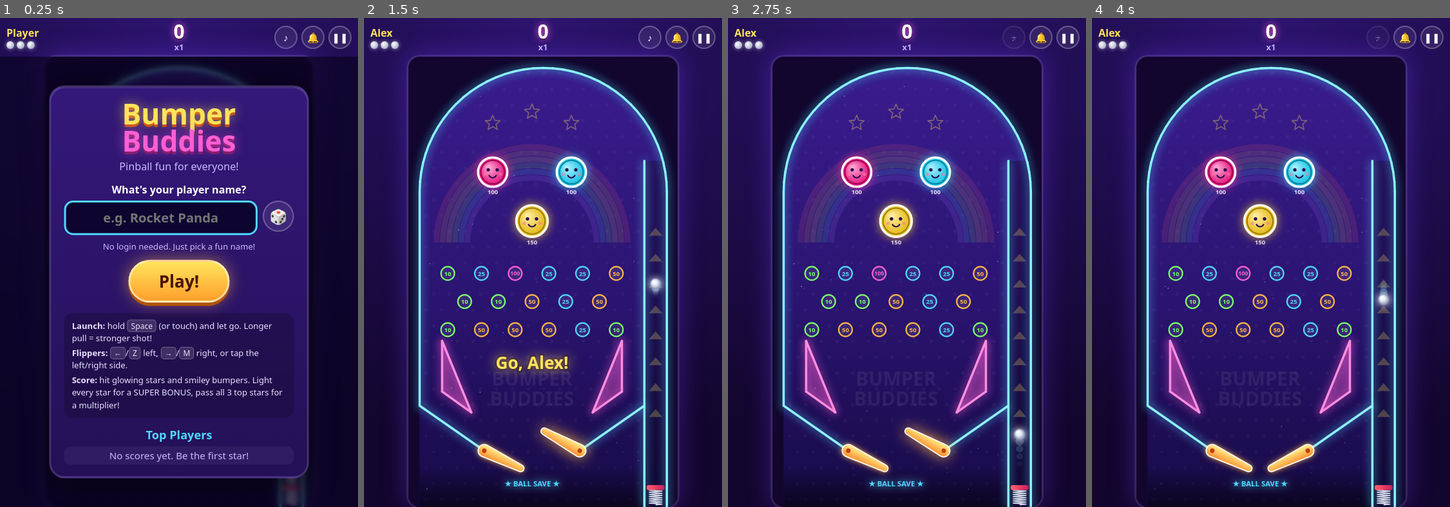
Above: before the commit, frames 1-4 (left to right).
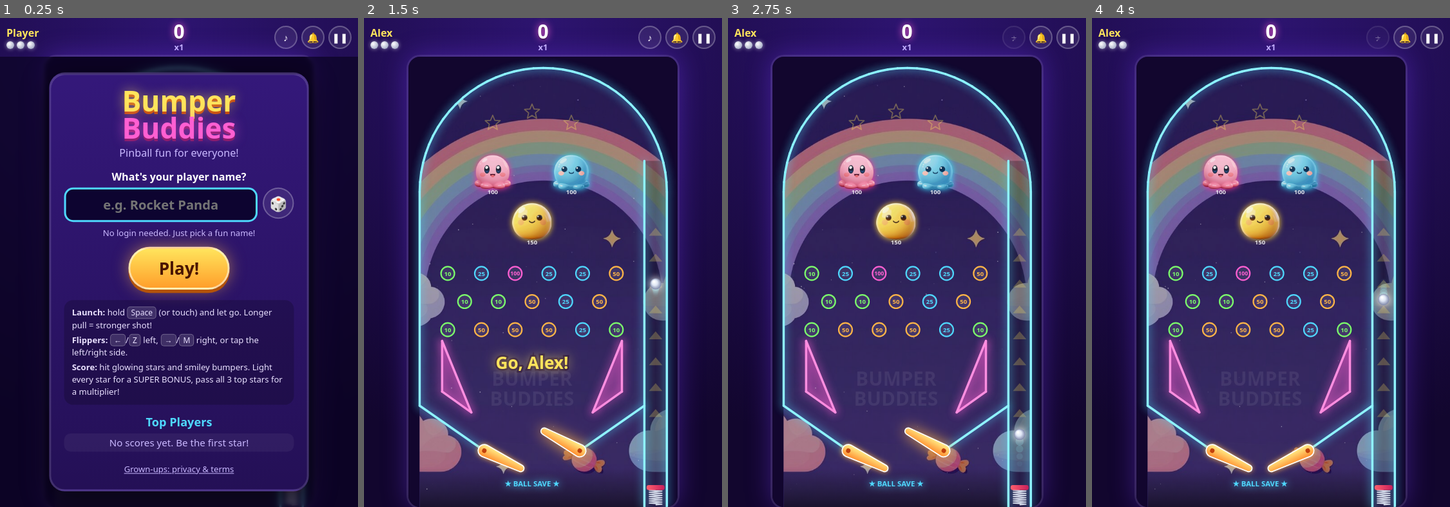
Above: after the commit, the same moments.

Repository: AwaizFatima08/pinball
Game: browser game, page index.html
Same seed, same stepped clock (60 frames per second), same inputs: the game is played once before the commit and once after it.
Inputs (mouse positions are in pixels of both pictures, inside the frame that each line leads up to; where the layout moved, square brackets give the same spot in the first picture):
- Up to frame 1 (0.25 s): no input
- Up to frame 2 (1.5 s): click (525, 203) [525, 218] at 0.27 s; type "Alex" at 0.27 s; click "Play!" at 0.52 s; click "Go, Alex!" at 0.77 s; hold Right from 1.03 s (still down); click (543, 326) at 1.07 s; tap Space at 1.1 s
- Up to frame 3 (2.75 s): release Right at 1.53 s; hold Down 1.58-1.85 s; tap Space at 1.6, 2.1, 2.6 s; click (853, 238) at 1.67 s; hold Left 1.9-2.47 s; click "♪" at 2.02 s; click (960, 213) at 2.27 s; tap A at 2.52 s; hold Right from 2.52 s (still down)
- Up to frame 4 (4 s): click (1310, 370) at 2.87 s; tap Space at 3.1, 3.6 s; release Right at 3.18 s; hold Left 3.23-3.67 s; click (1202, 394) at 3.47 s; tap Z at 3.52 s; hold Down from 3.72 s (still down)

The runs differ from the first frame. In frame 1, 20% of the frame differs, in the area x 13-87%, y 11-97%; in frame 2, 34%; in frame 3, 34%; in frame 4, 34%, in the area x 15-85%, y 10-99%.

Commit message:
Add homidev art and sounds, grown-ups gate, kids-policy permissions
- Playfield art, three bumper buddies, app icon and splash from approved
  Z-Image jobs; bumper, flipper, launch, ball-lost and bonus sounds plus a
  music loop from approved Stable Audio jobs (assets/, ASSET-REGISTER.md).
  The game uses copies in assets/game/ and falls back to code-drawn
  graphics and synthesized sound when a file is missing.
- Grown-ups gate (a sum) before the privacy and terms links, with the
  "Powered by Stability AI" credit.
- Remove AD_ID and Privacy Sandbox ad-services permissions (Families policy).
- New store graphics and listing notes in store-assets/.

Co-Authored-By: Claude Opus 5.5 <noreply@anthropic.com>

Diff:
--- a/android/app/src/main/AndroidManifest.xml
+++ b/android/app/src/main/AndroidManifest.xml
@@ -1,5 +1,6 @@
 <?xml version="1.0" encoding="utf-8"?>
-<manifest xmlns:android="http://schemas.android.com/apk/res/android">
+<manifest xmlns:android="http://schemas.android.com/apk/res/android"
+    xmlns:tools="http://schemas.android.com/tools">
 
     <application
         android:allowBackup="true"
@@ -43,4 +44,9 @@
     <!-- Permissions -->
 
     <uses-permission android:name="android.permission.INTERNET" />
+    <!-- Kids app (Play Families policy): never declare or send the advertising ID. -->
+    <uses-permission android:name="com.google.android.gms.permission.AD_ID" tools:node="remove" />
+    <uses-permission android:name="android.permission.ACCESS_ADSERVICES_AD_ID" tools:node="remove" />
+    <uses-permission android:name="android.permission.ACCESS_ADSERVICES_ATTRIBUTION" tools:node="remove" />
+    <uses-permission android:name="android.permission.ACCESS_ADSERVICES_TOPICS" tools:node="remove" />
 </manifest>
--- a/android/app/src/main/res/values/ic_launcher_background.xml
+++ b/android/app/src/main/res/values/ic_launcher_background.xml
@@ -1,4 +1,4 @@
 <?xml version="1.0" encoding="utf-8"?>
 <resources>
-    <color name="ic_launcher_background">#2A1470</color>
+    <color name="ic_launcher_background">#511E73</color>
 </resources>
--- a/css/style.css
+++ b/css/style.css
@@ -148,6 +148,17 @@
 .btn.primary:hover { filter: brightness(1.08); }
 .row { display: flex; gap: 10px; justify-content: center; flex-wrap: wrap; margin-top: 14px; }
 
+.link {
+  margin-top: 14px; padding: 4px 8px; border: 0; background: none;
+  color: var(--muted); font-size: 13px; text-decoration: underline;
+}
+.gate-q { display: block; font-size: 30px; font-weight: 700; margin: 4px 0 10px; }
+#gate-a {
+  width: 120px; font: inherit; font-size: 26px; font-weight: 700; text-align: center;
+  padding: 8px; border-radius: 14px; border: 3px solid var(--cyan); background: #0d0430; color: #fff; outline: none;
+  -webkit-user-select: text; user-select: text;
+}
+
 .howto {
   margin: 16px 0 6px; text-align: left; font-size: 13px; line-height: 1.45;
   background: #0003; border-radius: 14px; padding: 10px 12px; color: #e9e0ff;
--- a/index.html
+++ b/index.html
@@ -46,6 +46,7 @@
           </div>
           <h2>Top Players</h2>
           <ol id="start-scores" class="scores"></ol>
+          <button id="btn-parents" class="link">Grown-ups: privacy &amp; terms</button>
         </div>
       </section>
 
@@ -62,6 +63,25 @@
             <button id="btn-again" class="btn primary">Play Again</button>
             <button id="btn-rename" class="btn">New Name</button>
           </div>
+        </div>
+      </section>
+
+      <section id="screen-parents" class="screen hidden">
+        <div class="card small">
+          <h1 class="title">Grown-ups</h1>
+          <p class="tag">Ask a grown-up to answer this:</p>
+          <label for="gate-a" id="gate-q" class="gate-q"></label>
+          <input id="gate-a" inputmode="numeric" maxlength="3" autocomplete="off">
+          <p id="gate-hint" class="hint"></p>
+          <div id="gate-links" class="row hidden">
+            <button class="btn" data-url="https://tools.homilabs.org/privacy#bumperbuddies">Privacy</button>
+            <button class="btn" data-url="https://tools.homilabs.org/terms#bumperbuddies">Terms</button>
+          </div>
+          <div class="row">
+            <button id="btn-gate-ok" class="btn primary">OK</button>
+            <button id="btn-gate-back" class="btn">Back</button>
+          </div>
+          <p class="hint credits">Bumper Buddies by HomiLabs. Sound effects and music: Powered by Stability AI.</p>
         </div>
       </section>
 
--- a/js/audio.js
+++ b/js/audio.js
@@ -6,7 +6,7 @@
   let musicOn = loadPref('music', true);
   let sfxOn = loadPref('sfx', true);
   let musicWanted = false, musicTimer = null, nextStepTime = 0, stepIdx = 0;
-  let chargeOsc = null, chargeGain = null;
+  let chargeOsc = null, chargeGain = null, musicSrc = null;
   let lastThud = 0;
 
   const BPM = 128;
@@ -36,6 +36,41 @@
     noiseBuf = ctx.createBuffer(1, ctx.sampleRate, ctx.sampleRate);
     const d = noiseBuf.getChannelData(0);
     for (let i = 0; i < d.length; i++) d[i] = Math.random() * 2 - 1;
+    loadSamples();
+  }
+
+  // Recorded clips (assets/game/, made from approved homidev sounds). Each one replaces its synthesized sound
+  // once it has loaded; a missing or broken file just leaves the synthesized one in place.
+  const SAMPLE_FILES = {
+    bumper: 'assets/game/sfx-bumper.ogg', flipper: 'assets/game/sfx-flipper.ogg', launch: 'assets/game/sfx-launch.ogg',
+    drain: 'assets/game/sfx-drain.ogg', bonus: 'assets/game/sfx-bonus.ogg', music: 'assets/game/music.ogg',
+  };
+  const samples = {};
+  function loadSamples() {
+    for (const [k, url] of Object.entries(SAMPLE_FILES)) {
+      fetch(url)
+        .then(r => (r.ok ? r.arrayBuffer() : Promise.reject()))
+        .then(b => ctx.decodeAudioData(b))
+        .then(buf => {
+          if (k !== 'music') buf.start = firstSound(buf);
+          samples[k] = buf;
+          if (k === 'music') { stopMusicNow(); syncMusic(); }
+        })
+        .catch(() => { /* keep the synthesized sound */ });
+    }
+  }
+  // Seconds of near-silence at the head of a clip, skipped when it plays so a flipper reacts at once.
+  function firstSound(buf) {
+    const d = buf.getChannelData(0);
+    for (let i = 0; i < d.length; i++) if (Math.abs(d[i]) > 0.02) return Math.max(0, i / buf.sampleRate - 0.005);
+    return 0;
+  }
+  function sample(k, vol) {
+    if (!samples[k]) return false;
+    const s = ctx.createBufferSource(), g = ctx.createGain();
+    s.buffer = samples[k]; g.gain.value = vol;
+    s.connect(g); g.connect(sfxBus); s.start(0, samples[k].start || 0);
+    return true;
   }
 
   function osc(type, freq, t, dur, vol, bus, slideTo) {
@@ -113,13 +148,24 @@
     }
   }
 
+  function stopMusicNow() {
+    if (musicTimer) { clearInterval(musicTimer); musicTimer = null; }
+    if (musicSrc) { musicSrc.stop(); musicSrc = null; }
+  }
+
   function syncMusic() {
     const shouldPlay = ctx && musicWanted && musicOn;
-    if (shouldPlay && !musicTimer) {
+    if (!shouldPlay) { stopMusicNow(); return; }
+    if (samples.music) {
+      // recorded loop, cut at whole bars so it repeats seamlessly
+      if (!musicSrc) {
+        musicSrc = ctx.createBufferSource();
+        musicSrc.buffer = samples.music; musicSrc.loop = true;
+        musicSrc.connect(musicBus); musicSrc.start();
+      }
+    } else if (!musicTimer) {
       nextStepTime = ctx.currentTime + 0.08;
       musicTimer = setInterval(tick, 25);
-    } else if (!shouldPlay && musicTimer) {
-      clearInterval(musicTimer); musicTimer = null;
     }
   }
 
@@ -155,7 +201,7 @@
       osc('sine', mtof(m + 19), t + 0.02, 0.15, 0.06, sfxBus);
     },
     bumper() {
-      if (!ready()) return;
+      if (!ready() || sample('bumper', 0.8)) return;
       const t = ctx.currentTime;
       osc('square', 260, t, 0.14, 0.22, sfxBus, 720);
       osc('sine', 520, t, 0.22, 0.3, sfxBus, 180);
@@ -168,7 +214,7 @@
       noise(t, 0.04, 0.12, sfxBus, 'highpass', 3000);
     },
     flipper() {
-      if (!ready()) return;
+      if (!ready() || sample('flipper', 0.6)) return;
       const t = ctx.currentTime;
       noise(t, 0.05, 0.22, sfxBus, 'bandpass', 1800, 600, 1.5);
       osc('sine', 140, t, 0.06, 0.25, sfxBus, 70);
@@ -201,7 +247,7 @@
       chargeOsc = null; chargeGain = null;
     },
     launch(p) {
-      if (!ready()) return;
+      if (!ready() || sample('launch', 0.4 + p * 0.5)) return;
       const t = ctx.currentTime;
       noise(t, 0.45, 0.35, sfxBus, 'bandpass', 300, 2500 + p * 3000, 1.2);
       osc('sawtooth', 120, t, 0.3, 0.12, sfxBus, 500 + p * 600);
@@ -212,7 +258,7 @@
       [72, 76, 79, 84, 88].forEach((m, i) => osc('square', mtof(m + level * 2), t + i * 0.06, 0.15, 0.14, sfxBus));
     },
     bonus() {
-      if (!ready()) return;
+      if (!ready() || sample('bonus', 0.8)) return;
       const t = ctx.currentTime;
       [72, 76, 79, 84, 79, 84, 88, 91, 96].forEach((m, i) => {
         osc('square', mtof(m), t + i * 0.07, 0.16, 0.13, sfxBus);
@@ -225,7 +271,7 @@
       [79, 84, 88].forEach((m, i) => osc('triangle', mtof(m), t + i * 0.09, 0.2, 0.3, sfxBus));
     },
     drain() {
-      if (!ready()) return;
+      if (!ready() || sample('drain', 0.25)) return;
       const t = ctx.currentTime;
       [[392, 370], [370, 349], [349, 262]].forEach((f, i) => osc('sawtooth', f[0], t + i * 0.28, i === 2 ? 0.7 : 0.26, 0.13, sfxBus, f[1]));
     },
--- a/js/game.js
+++ b/js/game.js
@@ -58,10 +58,22 @@
     sling(380, 505, 380, 595, 328, 632);
   })();
 
+  // Optional artwork (assets/game/, made from approved homidev images). Until a picture loads, or if it is
+  // missing, the table and bumpers are drawn in code as before.
+  function art(src, onload) {
+    const img = new Image();
+    img.onload = () => { img.ready = true; if (onload) onload(); };
+    img.src = src;
+    return img;
+  }
+  const ART = {
+    playfield: art('assets/game/playfield.jpg', () => { if (bg.width) drawBackground(); }),
+  };
+
   const bumpers = [
-    { x: 150, y: 205, r: 26, pts: 100, hue: 330 },
-    { x: 290, y: 205, r: 26, pts: 100, hue: 190 },
-    { x: 220, y: 292, r: 28, pts: 150, hue: 48 },
+    { x: 150, y: 205, r: 26, pts: 100, hue: 330, img: art('assets/game/bumper-pink.png') },
+    { x: 290, y: 205, r: 26, pts: 100, hue: 190, img: art('assets/game/bumper-blue.png') },
+    { x: 220, y: 292, r: 28, pts: 150, hue: 48, img: art('assets/game/bumper-yellow.png') },
   ].map(b => Object.assign(b, { glow: 0, cool: 0 }));
 
   const VALUES = [
@@ -456,7 +468,7 @@
   canvas.addEventListener('contextmenu', e => e.preventDefault());
 
   // ---------------- screens & HUD ----------------
-  const screens = { start: $('screen-start'), over: $('screen-over'), pause: $('screen-pause') };
+  const screens = { start: $('screen-start'), over: $('screen-over'), pause: $('screen-pause'), parents: $('screen-parents') };
   function show(name) {
     for (const k in screens) screens[k].classList.toggle('hidden', k !== name);
   }
@@ -578,6 +590,37 @@
   $('btn-resume').addEventListener('click', togglePause);
   $('btn-quit').addEventListener('click', () => { pausedFrom = null; toMenu(); });
   $('btn-pause').addEventListener('click', togglePause);
+  // Grown-ups gate: a sum before the privacy and terms links, so children don't wander off to a website.
+  let gateSum = 0;
+  $('btn-parents').addEventListener('click', () => {
+    const a = 6 + Math.floor(Math.random() * 4), b = 6 + Math.floor(Math.random() * 4);
+    gateSum = a + b;
+    $('gate-q').textContent = `${a} + ${b} = ?`;
+    $('gate-a').value = '';
+    $('gate-hint').textContent = '';
+    $('gate-links').classList.add('hidden');
+    $('btn-gate-ok').classList.remove('hidden');
+    show('parents');
+  });
+  $('btn-gate-ok').addEventListener('click', () => {
+    if (Number($('gate-a').value) === gateSum) {
+      $('gate-links').classList.remove('hidden');
+      $('btn-gate-ok').classList.add('hidden');
+      $('gate-hint').textContent = 'Opens in your web browser.';
+    } else {
+      $('gate-hint').textContent = 'Not quite. Please ask a grown-up.';
+      $('gate-a').value = '';
+    }
+  });
+  $('gate-a').addEventListener('keydown', e => { if (e.key === 'Enter') $('btn-gate-ok').click(); });
+  $('gate-links').addEventListener('click', e => {
+    const url = e.target.dataset && e.target.dataset.url;
+    if (!url) return;
+    // In the Android app Capacitor hands an outside URL to the system browser.
+    if (window.Capacitor && window.Capacitor.isNativePlatform && window.Capacitor.isNativePlatform()) location.href = url;
+    else window.open(url, '_blank', 'noopener');
+  });
+  $('btn-gate-back').addEventListener('click', toMenu);
   $('btn-music').addEventListener('click', e => { Sound.init(); e.currentTarget.classList.toggle('off', !Sound.toggleMusic()); });
   $('btn-sfx').addEventListener('click', e => { Sound.init(); e.currentTarget.classList.toggle('off', !Sound.toggleSfx()); });
   $('btn-music').classList.toggle('off', !Sound.musicOn);
@@ -591,7 +634,7 @@
   if (AppPlugin && AppPlugin.addListener) {
     AppPlugin.addListener('backButton', () => {
       if (state === 'play' || state === 'launch' || state === 'drain' || state === 'paused') togglePause();
-      else if (state === 'over') toMenu();
+      else if (state === 'over' || !screens.parents.classList.contains('hidden')) toMenu();
       else AppPlugin.exitApp();
     });
   }
@@ -634,6 +677,12 @@
     g.fillStyle = lg;
     g.fillRect(0, 0, W, H);
 
+    if (ART.playfield.ready) {
+      // painted playfield, dimmed a little so the neon rails and markers stay readable
+      g.drawImage(ART.playfield, 0, 0, W, H);
+      g.fillStyle = 'rgba(18,6,46,0.35)';
+      g.fillRect(0, 0, W, H);
+    } else {
     // polka-dot pattern
     g.fillStyle = 'rgba(255,255,255,0.035)';
     for (let y = 30; y < H; y += 28) for (let x = 30 + ((y / 28) % 2) * 14; x < 420; x += 28) {
@@ -647,6 +696,7 @@
       g.beginPath(); g.arc(220, 330, 170 - i * 11, Math.PI, Math.PI * 2); g.stroke();
     });
     g.globalAlpha = 1;
+    }
     // logo in the open space above the flippers
     g.textAlign = 'center';
     g.font = '700 34px Fredoka, "Baloo 2", "Comic Sans MS", system-ui, sans-serif';
@@ -769,6 +819,16 @@
       const s = 1 + b.glow * 0.18;
       ctx.save();
       ctx.translate(b.x, b.y); ctx.scale(s, s);
+      if (b.img.ready) {
+        // painted buddy: the picture is a little larger than the hit circle, with a glow when hit
+        ctx.shadowColor = `hsl(${b.hue},100%,60%)`; ctx.shadowBlur = 10 + b.glow * 34;
+        const d = b.r * 2.5;
+        ctx.drawImage(b.img, -d / 2, -d / 2, d, d);
+        ctx.restore();
+        ctx.fillStyle = 'rgba(255,255,255,0.85)'; ctx.font = `700 11px ${FONT}`;
+        ctx.fillText(b.pts, b.x, b.y + b.r + 10);
+        continue;
+      }
       ctx.shadowColor = `hsl(${b.hue},100%,60%)`; ctx.shadowBlur = 16 + b.glow * 34;
       const rg = ctx.createRadialGradient(-b.r * 0.3, -b.r * 0.35, 2, 0, 0, b.r);
       rg.addColorStop(0, `hsl(${b.hue},100%,${82 + b.glow * 15}%)`);
Binary file changed: android/app/src/main/res/drawable-land-hdpi/splash.png
Binary file changed: android/app/src/main/res/drawable-land-mdpi/splash.png
Binary file changed: android/app/src/main/res/drawable-land-xhdpi/splash.png
Binary file changed: android/app/src/main/res/drawable-land-xxhdpi/splash.png
Binary file changed: android/app/src/main/res/drawable-land-xxxhdpi/splash.png
Binary file changed: android/app/src/main/res/drawable-port-hdpi/splash.png
Binary file changed: android/app/src/main/res/drawable-port-mdpi/splash.png
Binary file changed: android/app/src/main/res/drawable-port-xhdpi/splash.png
Binary file changed: android/app/src/main/res/drawable-port-xxhdpi/splash.png
Binary file changed: android/app/src/main/res/drawable-port-xxxhdpi/splash.png
Binary file changed: android/app/src/main/res/drawable/splash.png
Binary file changed: android/app/src/main/res/mipmap-hdpi/ic_launcher.png
(and 69 more such lines)
